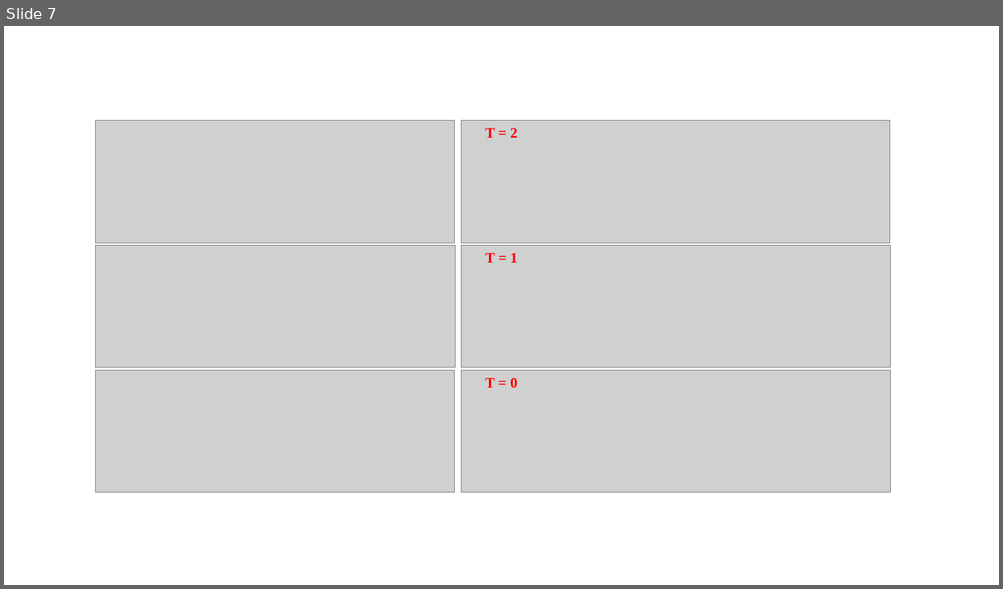
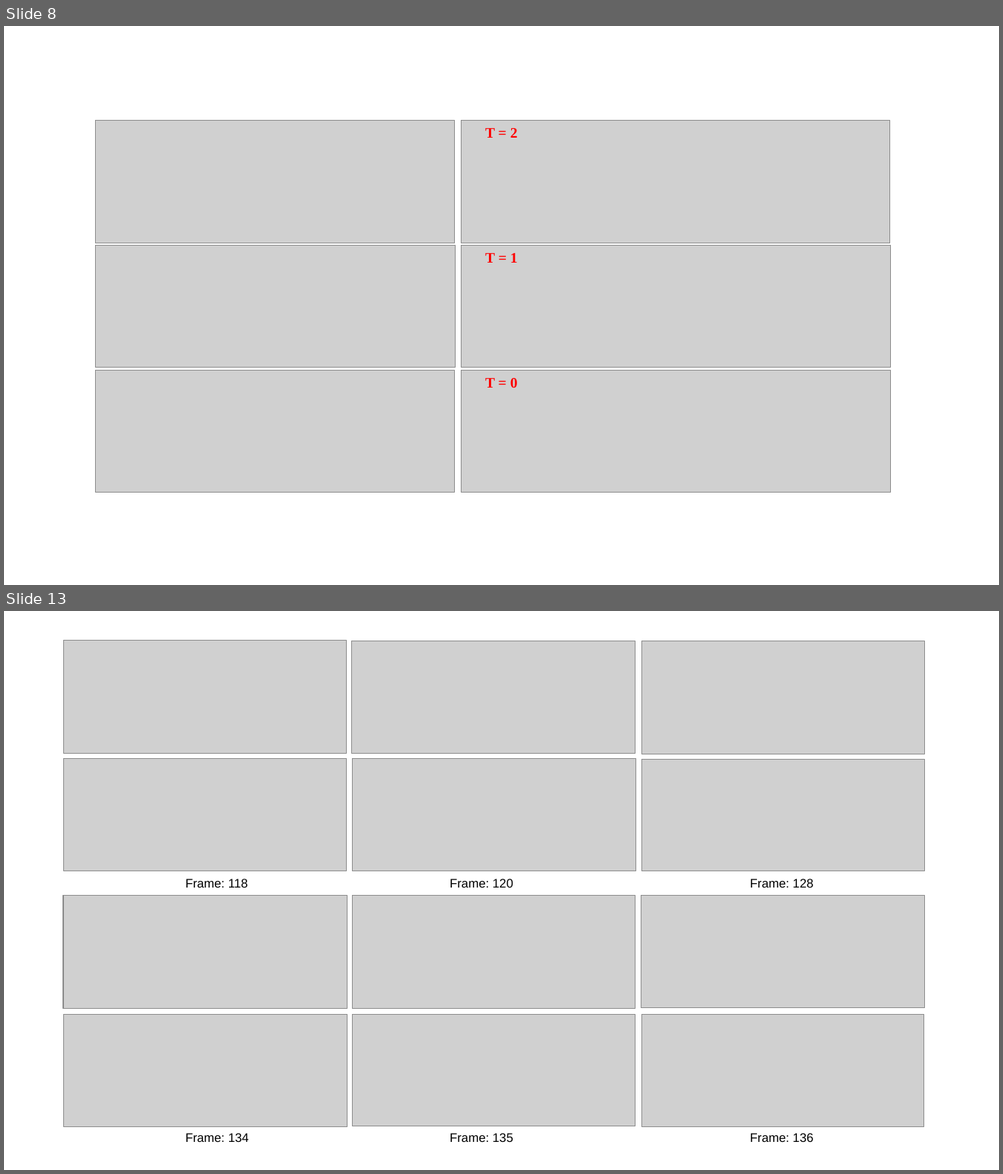
Before and after one commit to Guoxs/DODT, a slide deck: doc/DODT/images/figure.pptx. Shown one above the other, each under a label of ours: slide 7 before the commit, slides 8 and 13 after it; the slides between them are not shown. The pictures are 1003x589 and 1003x1174 pixels, drawn with LibreOffice and Linux fonts; fonts in the diff are those of the drawing; grey boxes stand for pictures. Boxes give left, top, right and bottom in pixels: in the first picture for what was removed or moved away, otherwise in the second. Text is boxed around its words. In the diff, an @@ line names an element or a change of style, - is before the commit and + after.

```diff
--- a/doc/DODT/images/figure.pptx
+++ b/doc/DODT/images/figure.pptx
@@ slide 13 added at bbox=[4, 611, 999, 1170], background #FFFFFF @@
@@ group added at bbox=[63, 641, 925, 1142]: 12 pictures, 6 texts @@
+Frame: 118
+Frame: 120
+Frame: 128
+Frame: 134
+Frame: 135
+Frame: 136
@@ what was slide 7 is now slide 8 @@
```
Also in this commit, not shown: 4 slides changed, 6 other slides added, 37 other files.
